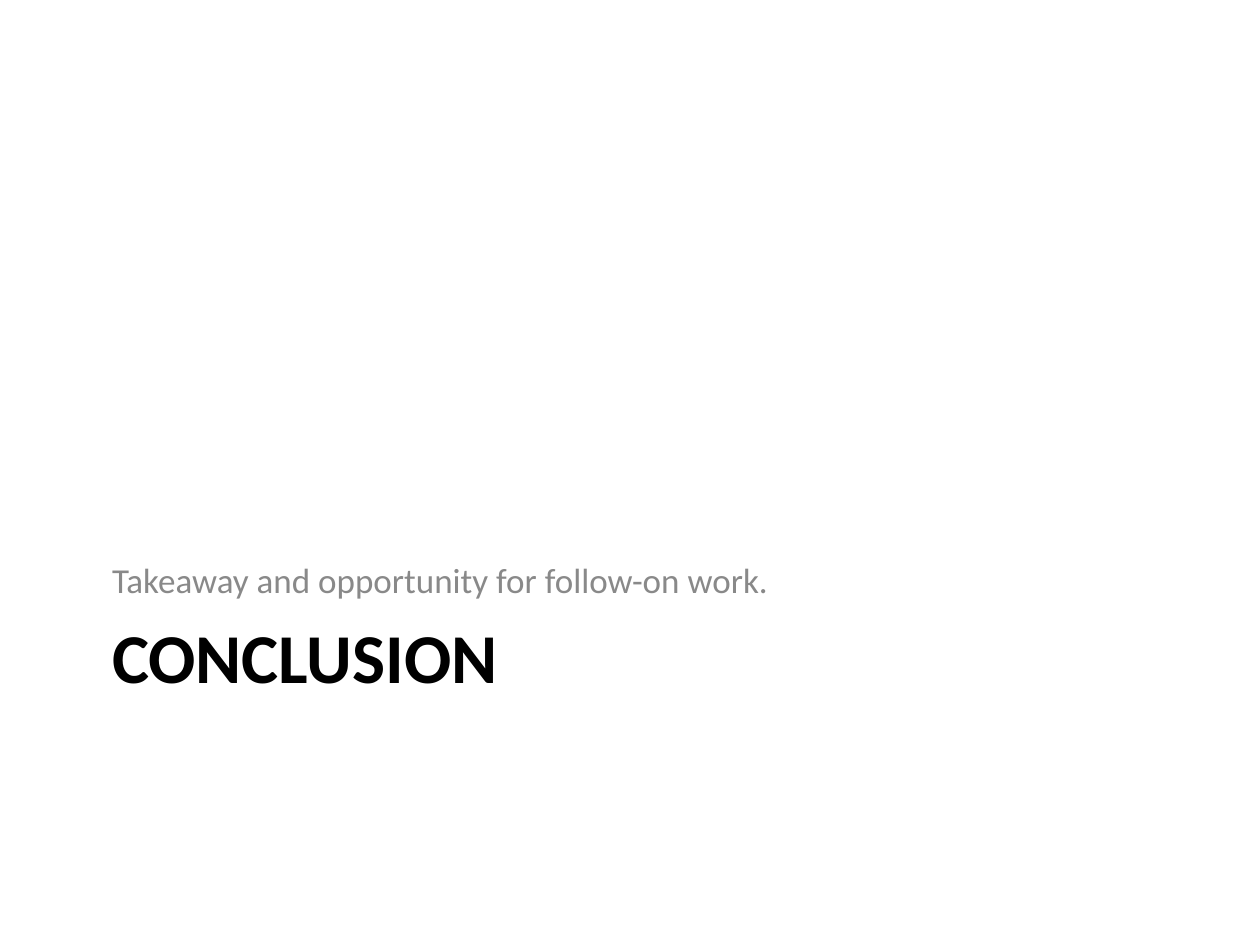
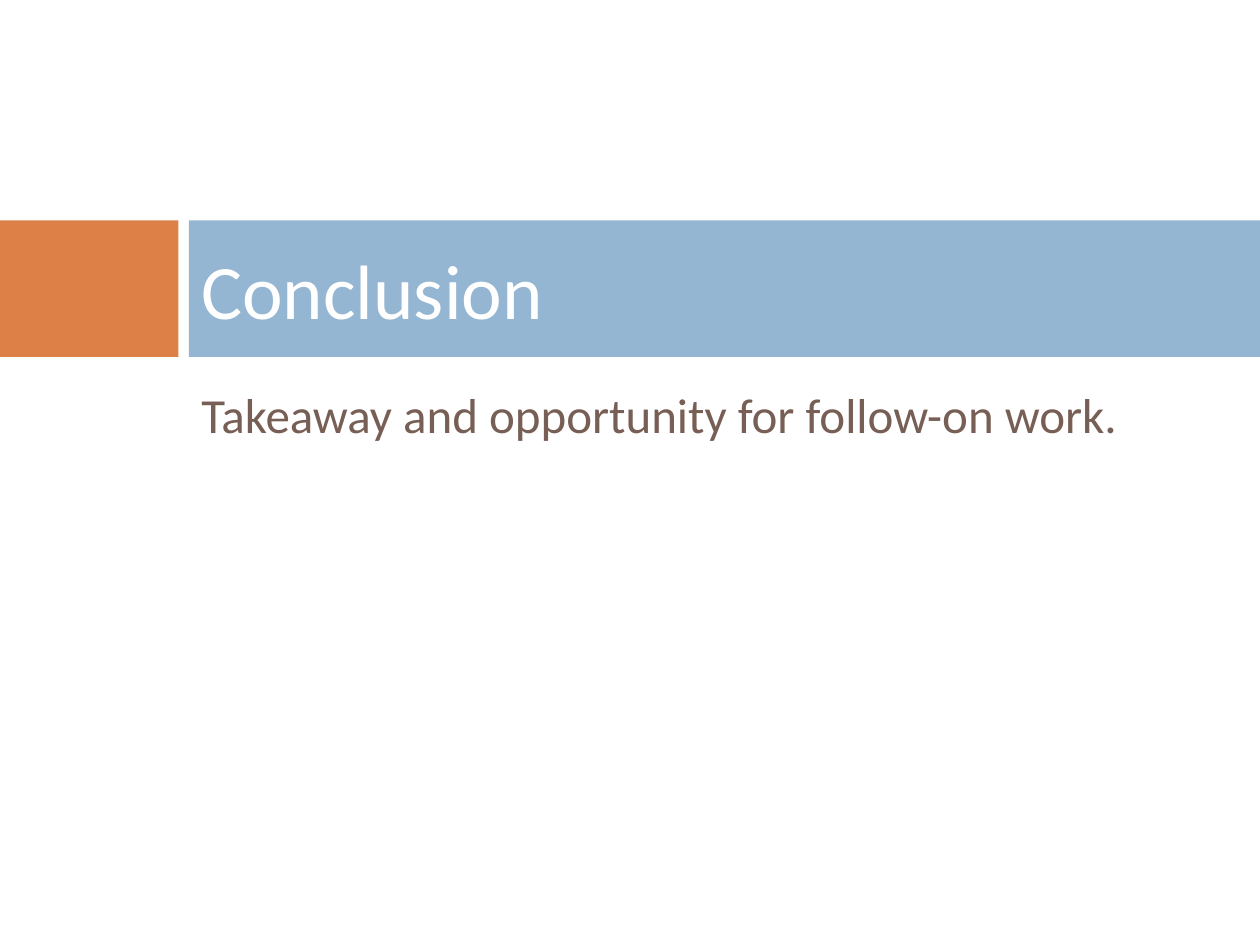
Before and after one commit to mazzas/School, a slide deck: slide 35 of SE4960/Journal Club/Minimum Latency Data Diffusion in Intermittently Connected Mobile.ppt (slide 33 before the commit). Drawn at 1260x945 pixels with LibreOffice and Linux fonts; fonts in the diff are those of the drawing; background and template pictures are left out. Boxes give left, top, right and bottom in pixels: in the first picture for what was removed or moved away, otherwise in the second. Text is boxed around its words. In the diff, an @@ line names an element or a change of style, - is before the commit and + after.

```diff
--- a/SE4960/Journal Club/Minimum Latency Data Diffusion in Intermittently Connected Mobile.ppt
+++ b/SE4960/Journal Club/Minimum Latency Data Diffusion in Intermittently Connected Mobile.ppt
@@ rectangle added at bbox=[0, 220, 179, 357], fill #DD8047 @@
@@ title "Conclusion" at bbox=[201, 265, 542, 320]: vertical alignment top to middle @@
@@ rectangle added at bbox=[189, 220, 1260, 357], fill #94B6D2 @@
@@ title at bbox=[201, 265, 542, 320]: text changed; size 40 to 44 pt; text colour #000000 to #FFFFFF; bold off @@
-CONCLUSION
+Conclusion
@@ text "Takeaway and opportunity for follow-on ...": place and size @@
-text "Takeaway and opportunity for follow-on ..." at bbox=[112, 569, 768, 599]
+text "Takeaway and opportunity for follow-on ..." at bbox=[201, 399, 1117, 441]
@@ text "Takeaway and opportunity for follow-on ..." at bbox=[201, 399, 1117, 441]: size 20 to 28 pt, text colour #898989 to #775F55; more space between paragraphs; vertical alignment bottom to top @@
```
Also in this commit, not shown: 31 other slides changed, 5 slides added, 3 slides removed, 3 other files.
